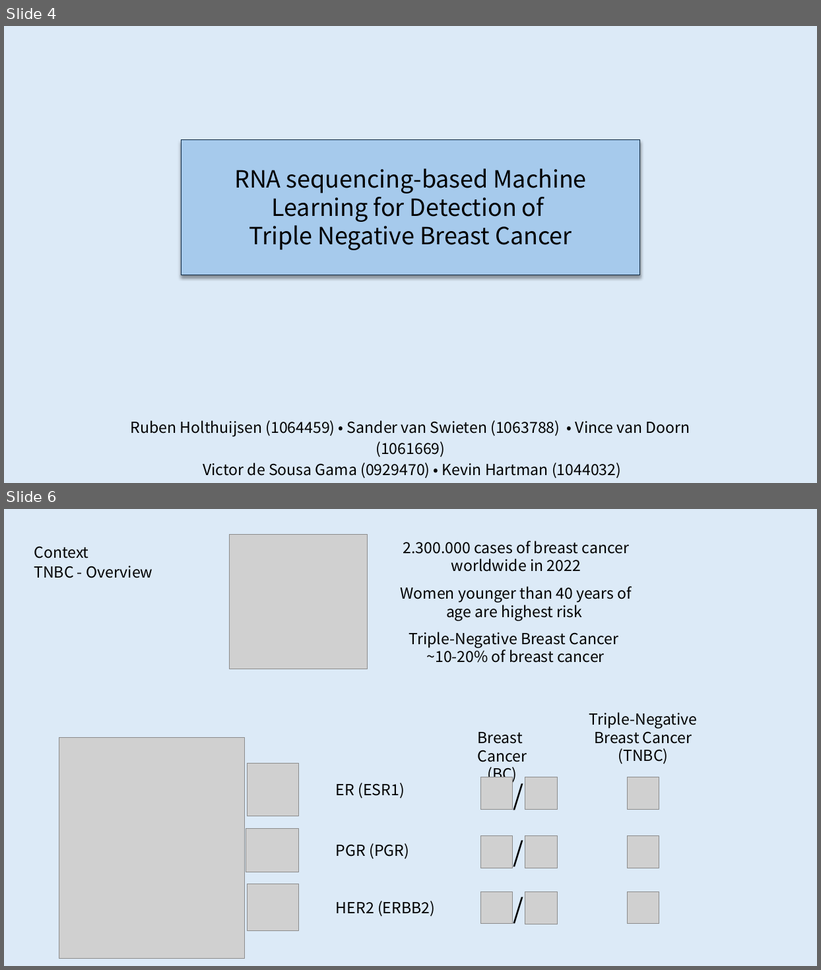
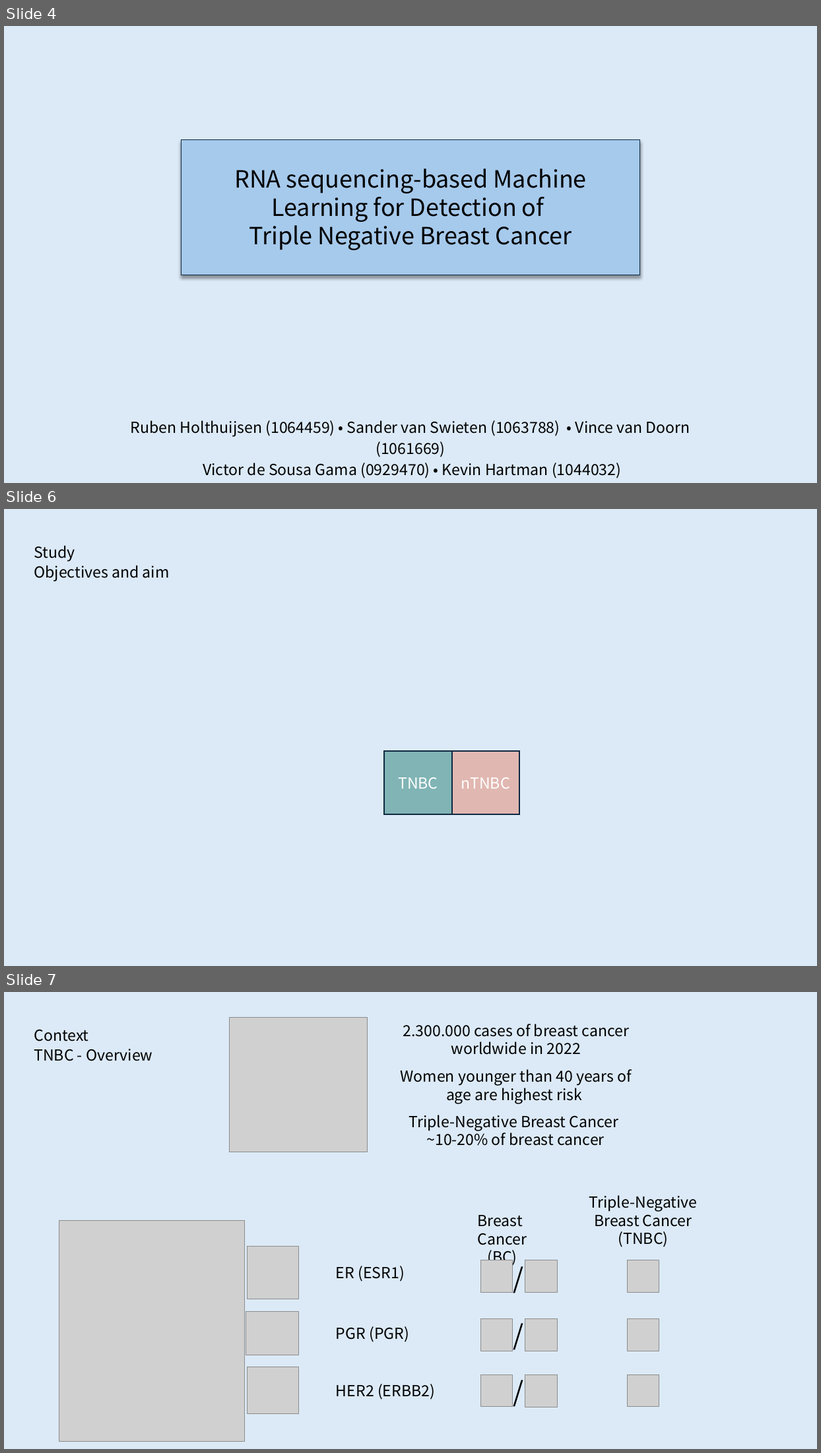
Before and after one commit to rhlt/tnbc, a slide deck: CapstoneProject_FinalPresentation.pptx. Shown one above the other, each under a label of ours: slides 4 and 6 before the commit, slides 4, 6 and 7 after it; the slides between them are not shown. The pictures are 821x970 and 821x1453 pixels, drawn with LibreOffice and Linux fonts; fonts in the diff are those of the drawing; grey boxes stand for pictures. Boxes give left, top, right and bottom in pixels: in the first picture for what was removed or moved away, otherwise in the second. Text is boxed around its words. In the diff, an @@ line names an element or a change of style, - is before the commit and + after.

```diff
--- a/CapstoneProject_FinalPresentation.pptx
+++ b/CapstoneProject_FinalPresentation.pptx
@@ slide 6 added at box(4, 509, 817, 966), background #DCEAF7 @@
@@ text added at box(34, 545, 75, 561), 18 pt, text #000000 @@
+Study
@@ text added at box(34, 565, 170, 582), 18 pt, text #000000 @@
+Objectives and aim
@@ rectangle added at box(385, 752, 452, 815), fill #80B4B5, outline #0E2841 1.5 pt, 18 pt, text #FFFFFF @@
+TNBC
@@ rectangle added at box(452, 752, 520, 815), fill #E1B7B1, outline #0E2841 1.5 pt, 18 pt, text #FFFFFF @@
+nTNBC
@@ what was slide 6 is now slide 7 @@
```
Also in this commit, not shown: 3 slides changed, 2 slides removed.
